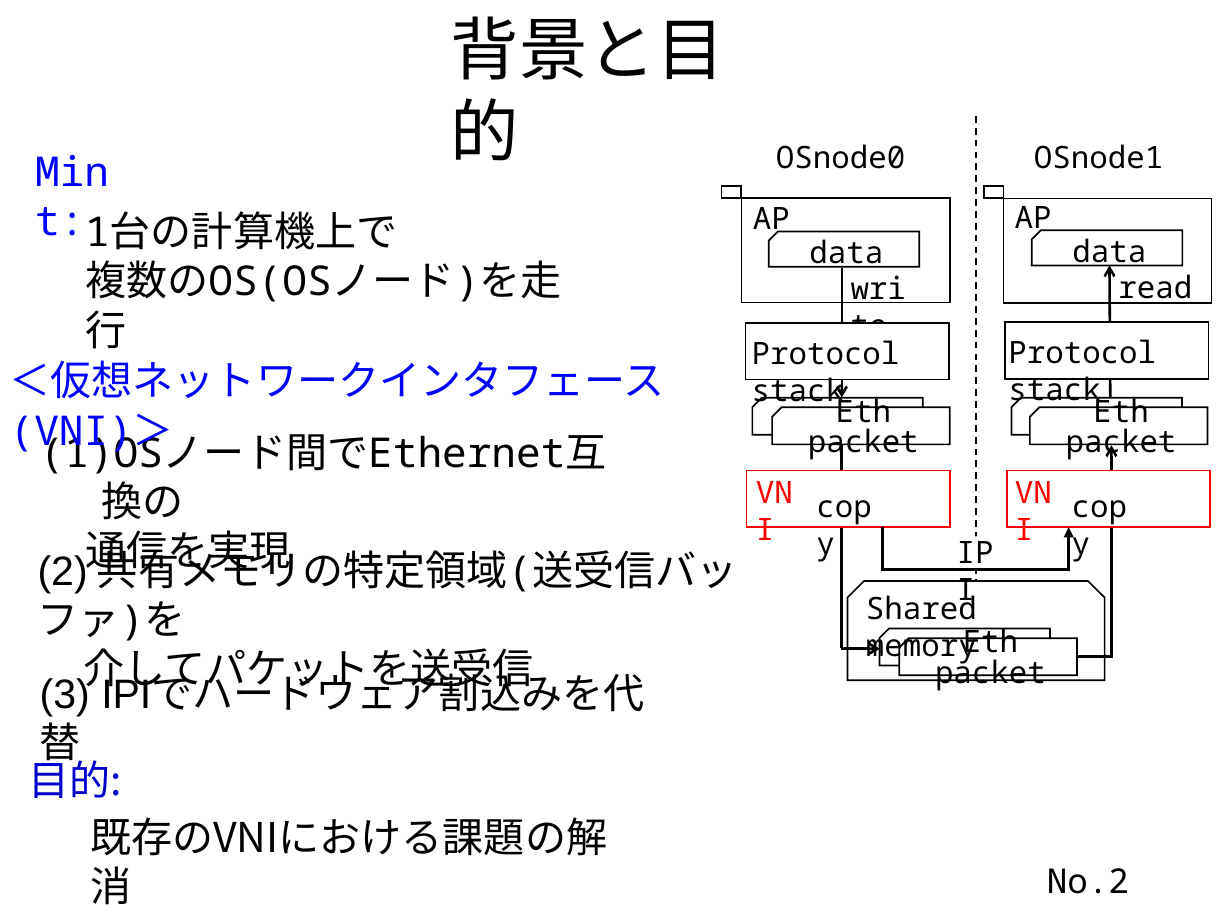
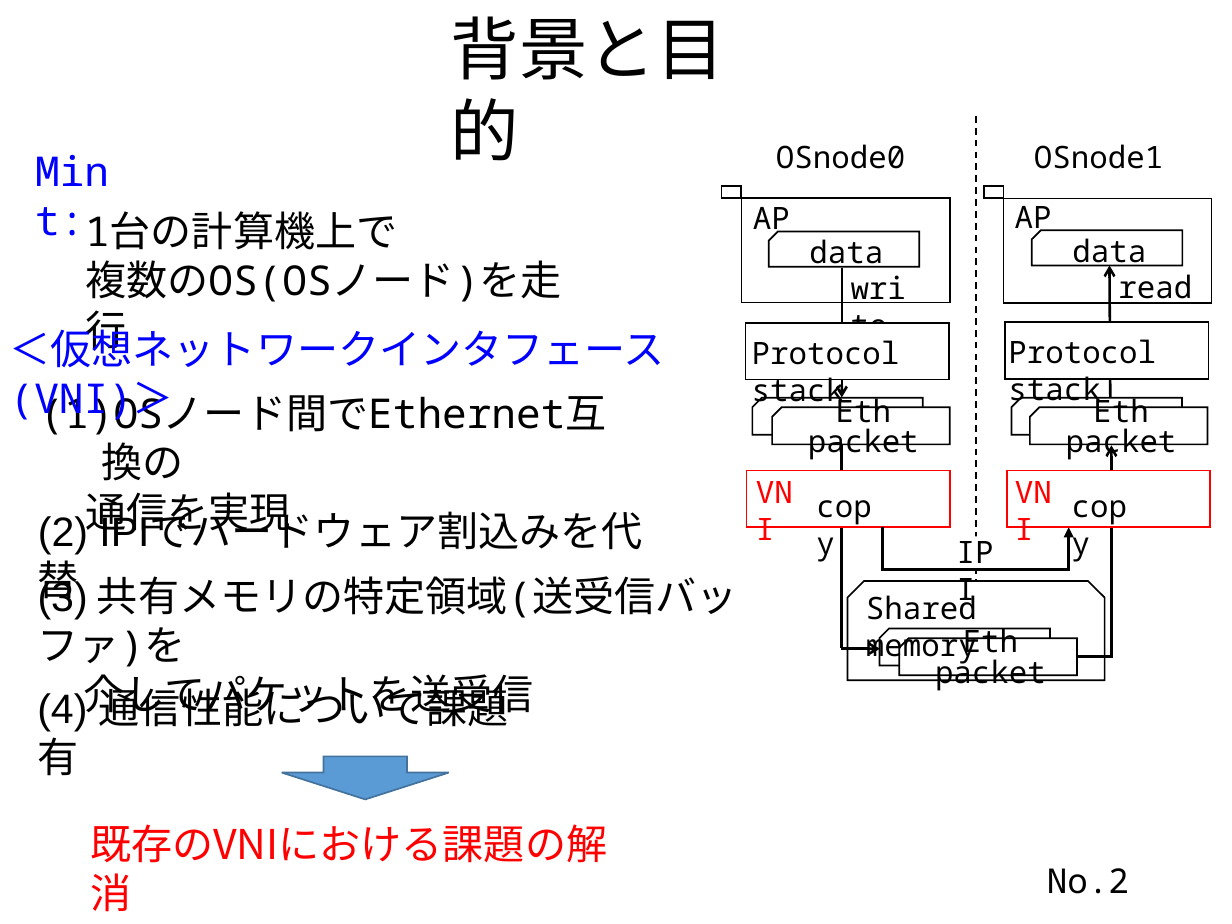
Before and after one commit to yoshida-shu/materials, a slide deck: slide 2 of thesis-yoshida-s-slide.pptx. Drawn at 1232x924 pixels with LibreOffice and Linux fonts; fonts in the diff are those of the drawing. Boxes give left, top, right and bottom in pixels: in the first picture for what was removed or moved away, otherwise in the second. Text is boxed around its words. In the diff, an @@ line names an element or a change of style, - is before the commit and + after.

```diff
--- a/thesis-yoshida-s-slide.pptx
+++ b/thesis-yoshida-s-slide.pptx
@@ text "＜仮想ネットワークインタフェース (VNI)＞" rewrapped from (10, 360, 665, 399) to (10, 322, 665, 368) @@
@@ text "OSノード間でEthernet互換の": place and size @@
-text "OSノード間でEthernet互換の" at (86, 530, 291, 576)
+text "OSノード間でEthernet互換の" at (86, 492, 291, 538)
@@ text at (38, 516, 88, 554): text changed @@
-(3) IPIでハードウェア割込みを代替
+(2) IPIでハードウェア割込みを代替
@@ text "(3) 共有メモリの特定領域(送受信バッファ)を": place and size @@
-text "(3) 共有メモリの特定領域(送受信バッファ)を" at (38, 542, 738, 694)
+text "(3) 共有メモリの特定領域(送受信バッファ)を" at (38, 576, 738, 720)
@@ text at (38, 576, 738, 667): text changed @@
-(2) 共有メモリの特定領域(送受信バッファ)を
+(3) 共有メモリの特定領域(送受信バッファ)を
@@ text added at (37, 681, 508, 731), 24 pt, text #000000 @@
+(4) 通信性能について課題有
@@ text removed at (28, 752, 122, 798) @@
-目的:
@@ down arrow added at (282, 756, 450, 800), fill #5B9BD5, outline #43739E 1 pt @@
@@ text "既存のVNIにおける課題の解消": place and size @@
-text "既存のVNIにおける課題の解消" at (90, 817, 607, 856)
+text "既存のVNIにおける課題の解消" at (90, 824, 607, 863)
@@ text "既存のVNIにおける課題の解消" at (90, 824, 607, 863): text colour #000000 to #FF0000 @@
```
Also in this commit, not shown: 2 other slides changed, 1 other file.
